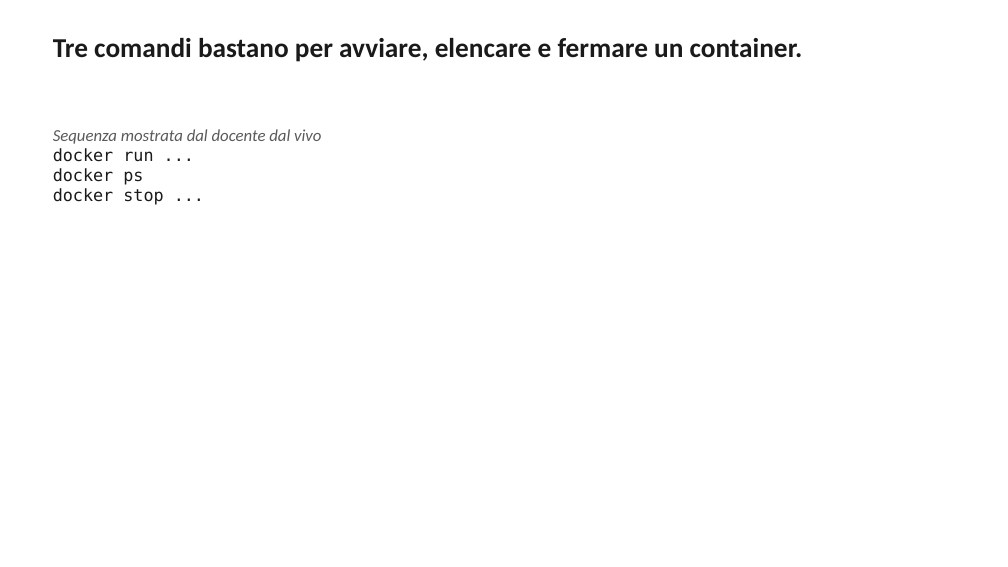
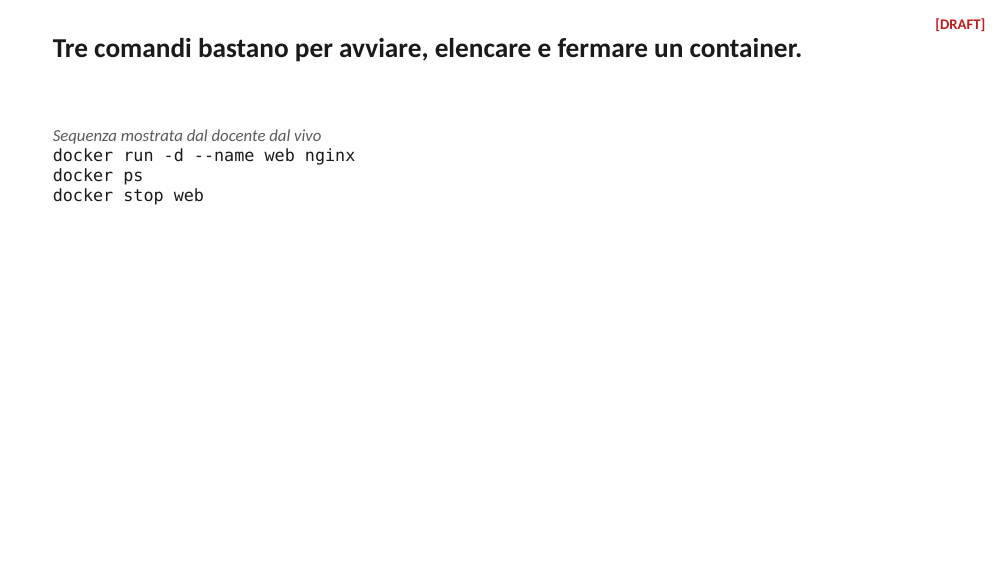
Before and after one commit to danidemi/teaching-support, a slide deck: slide 10 of learning-test-course-docker/material/slides/out/session-01.pptx. Drawn at 1008x567 pixels with LibreOffice and Linux fonts; fonts in the diff are those of the drawing. Boxes give left, top, right and bottom in pixels: in the first picture for what was removed or moved away, otherwise in the second. Text is boxed around its words. In the diff, an @@ line names an element or a change of style, - is before the commit and + after.

```diff
--- a/learning-test-course-docker/material/slides/out/session-01.pptx
+++ b/learning-test-course-docker/material/slides/out/session-01.pptx
@@ text added at bbox=[935, 18, 985, 31], 14 pt, text #C01C1C, bold @@
+[DRAFT]
@@ text at bbox=[53, 148, 355, 165]: text changed @@
-docker run ...
+docker run -d --name web nginx
@@ text at bbox=[53, 188, 204, 205]: text changed @@
-docker stop ...
+docker stop web
```
Also in this commit, not shown: 20 other slides changed, 59 other files.
